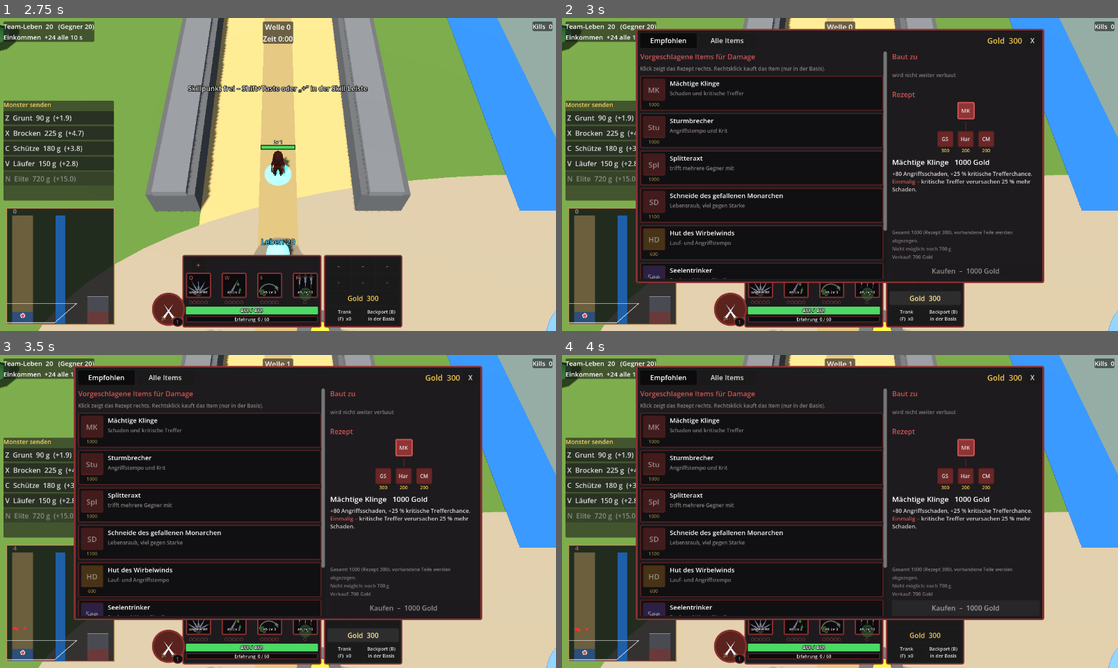
Above: before the commit, frames 1-4 (two rows, left to right).
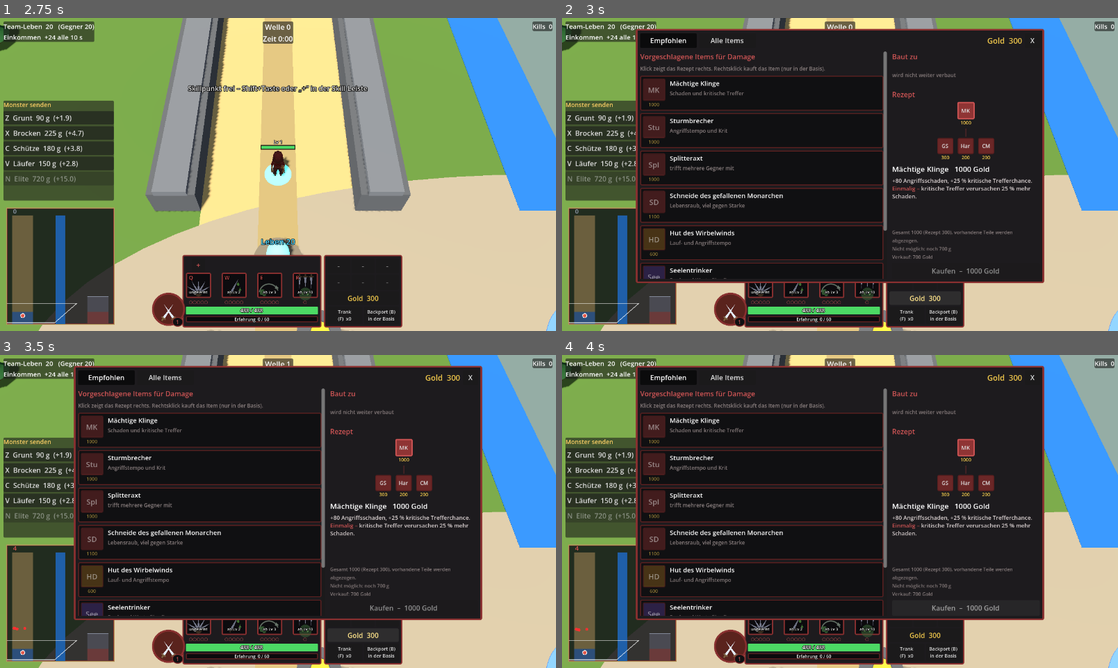
Above: after the commit, the same moments.

Repository: Tarux21/hero-lane-wars
Game: Godot game, scene res://scenes/main.tscn
Two runs of this game, one before a commit and one after it. Both use one fixed random seed, a clock stepped at 60 frames per second and the inputs below.
Inputs:
- Up to frame 1 (2.75 s): click "Normal" at 0.5 s; click "Normal" at 1.25 s; click "Spiel starten" at 2 s
- Up to frame 2 (3 s): click "Gold 300" at 2.75 s
- Up to frame 3 (3.5 s): no input
- Up to frame 4 (4 s): click "Kaufen – 1000 Gold" at 3.5 s

Frame 1 is identical in both runs. In frame 2, 1.5% of the frame differs, in the area x 59-85%, y 32-58%; in frame 3, 1.5%; in frame 4, 1.5%.

Commit message:
Shop: Klick auf ein Teil im Rezeptbaum wechselt nur den Text, der Baum bleibt
Co-Authored-By: Claude Sonnet 5.5 <noreply@anthropic.com>

Diff:
--- a/godot/scripts/game.gd
+++ b/godot/scripts/game.gd
@@ -321,7 +321,8 @@
 		shop.toggle()
 		if OS.get_cmdline_user_args().has("--shoptab"):
 			shop._set_tab(1)
-			shop._select("thornPlate")
+			shop._select("arcaneCrown")
+			shop._select("bigStaff", false)
 
 
 ## Zwei Seiten (Teams): Monster, Spieler, Wellen und Leben getrennt
@@ -1056,7 +1057,8 @@
 		shop.toggle()
 		if OS.get_cmdline_user_args().has("--shoptab"):
 			shop._set_tab(1)
-			shop._select("thornPlate")
+			shop._select("arcaneCrown")
+			shop._select("bigStaff", false)
 
 
 func _update_shop() -> void:
--- a/godot/scripts/shop_stein.gd
+++ b/godot/scripts/shop_stein.gd
@@ -20,6 +20,7 @@
 var pal: Dictionary
 var root: PanelContainer
 var sel := ""
+var tree_root := ""
 var tab := 0                                # 0 Empfohlen, 1 Alle Items
 var filter := "all"
 var search := ""
@@ -385,8 +386,10 @@
 			lab.visible = any
 
 
-func _select(id: String) -> void:
+func _select(id: String, as_root: bool = true) -> void:
 	sel = id
+	if as_root:
+		tree_root = id                              # Klick in der Liste: neuer Rezeptbaum. Klick im Baum: nur der Text wechselt
 	for c in builds_row.get_children():
 		c.queue_free()
 	for c in tree_box.get_children():
@@ -404,7 +407,7 @@
 		none.add_theme_font_size_override("font_size", 12)
 		none.add_theme_color_override("font_color", pal["dim"])
 		builds_row.add_child(none)
-	tree_box.add_child(_tree_node(id, 40.0, 0))
+	tree_box.add_child(_tree_node(tree_root, 40.0, 0))
 	var it: Dictionary = g.items.item[id]
 	name_label.text = str(it["name"])
 	var text := str(it["desc"]).replace(" Einmalig –", "\n[color=#%s]Einmalig –[/color]" % (pal["hi"] as Color).to_html(false))
@@ -413,7 +416,7 @@
 
 
 ## Kachel ohne Preis-Label-Eintrag in der Liste (für "Baut zu" und den Rezeptbaum)
-func _small_tile(id: String, size: float) -> Control:
+func _small_tile(id: String, size: float, in_tree: bool = false) -> Control:
 	var vb := VBoxContainer.new()
 	vb.add_theme_constant_override("separation", 0)
 	var b := Button.new()
@@ -427,7 +430,14 @@
 	b.add_theme_stylebox_override("pressed", HudStein.box(col.darkened(0.4), pal["hi"], 2, 3, 2))
 	b.tooltip_text = g._item_tip(id)
 	var iid: String = id
-	b.pressed.connect(func(): _select(iid))
+	if in_tree:
+		b.pressed.connect(func(): _select(iid, false))
+		if id == sel:
+			var hb := HudStein.box(col, pal["hi"], 3, 3, 2)
+			b.add_theme_stylebox_override("normal", hb)
+			b.add_theme_stylebox_override("hover", hb)
+	else:
+		b.pressed.connect(func(): _select(iid))
 	vb.add_child(b)
 	var pl := Label.new()
 	var it: Dictionary = g.items.item[id]
@@ -443,7 +453,7 @@
 func _tree_node(id: String, size: float, depth: int) -> Control:
 	var vb := VBoxContainer.new()
 	vb.add_theme_constant_override("separation", 2)
-	var top := _small_tile(id, size) if depth > 0 else _selected_tile(id, size)
+	var top := _small_tile(id, size, true)
 	top.size_flags_horizontal = Control.SIZE_SHRINK_CENTER
 	vb.add_child(top)
 	var it: Dictionary = g.items.item[id]
@@ -462,22 +472,6 @@
 	return vb
 
 
-func _selected_tile(id: String, size: float) -> Control:
-	var vb := VBoxContainer.new()
-	var b := Button.new()
-	b.custom_minimum_size = Vector2(size, size)
-	b.focus_mode = Control.FOCUS_NONE
-	b.disabled = false
-	b.text = _initials(str(g.items.item[id]["name"]))
-	b.add_theme_font_size_override("font_size", int(size * 0.34))
-	var col := _cat_color(id)
-	var sbox := HudStein.box(col, pal["hi"], 3, 3, 2)
-	for st in ["normal", "hover", "pressed"]:
-		b.add_theme_stylebox_override(st, sbox)
-	vb.add_child(b)
-	return vb
-
-
 func _buy_selected() -> void:
 	if sel == "" or g.hero.is_empty():
 		return
@@ -486,7 +480,7 @@
 		if why != "":
 			g._flash_msg(why)
 	else:
-		_select(sel)
+		_select(sel, false)
 
 
 ## Gold, Kaufen-Knopf und abgedunkelte Kacheln (jedes Bild, nur wenn offen)
